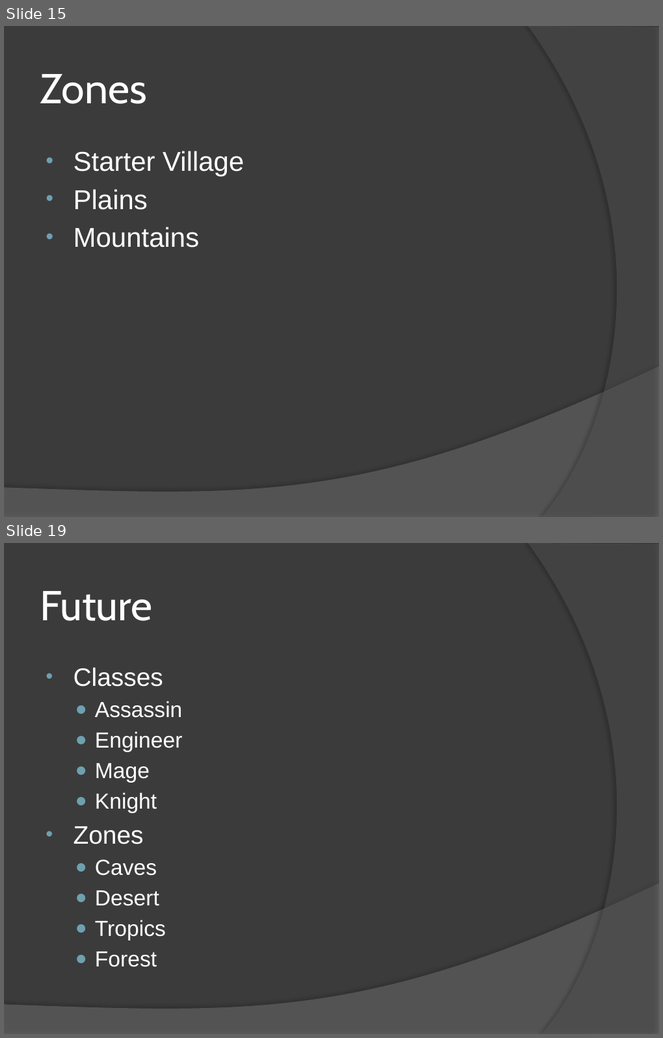
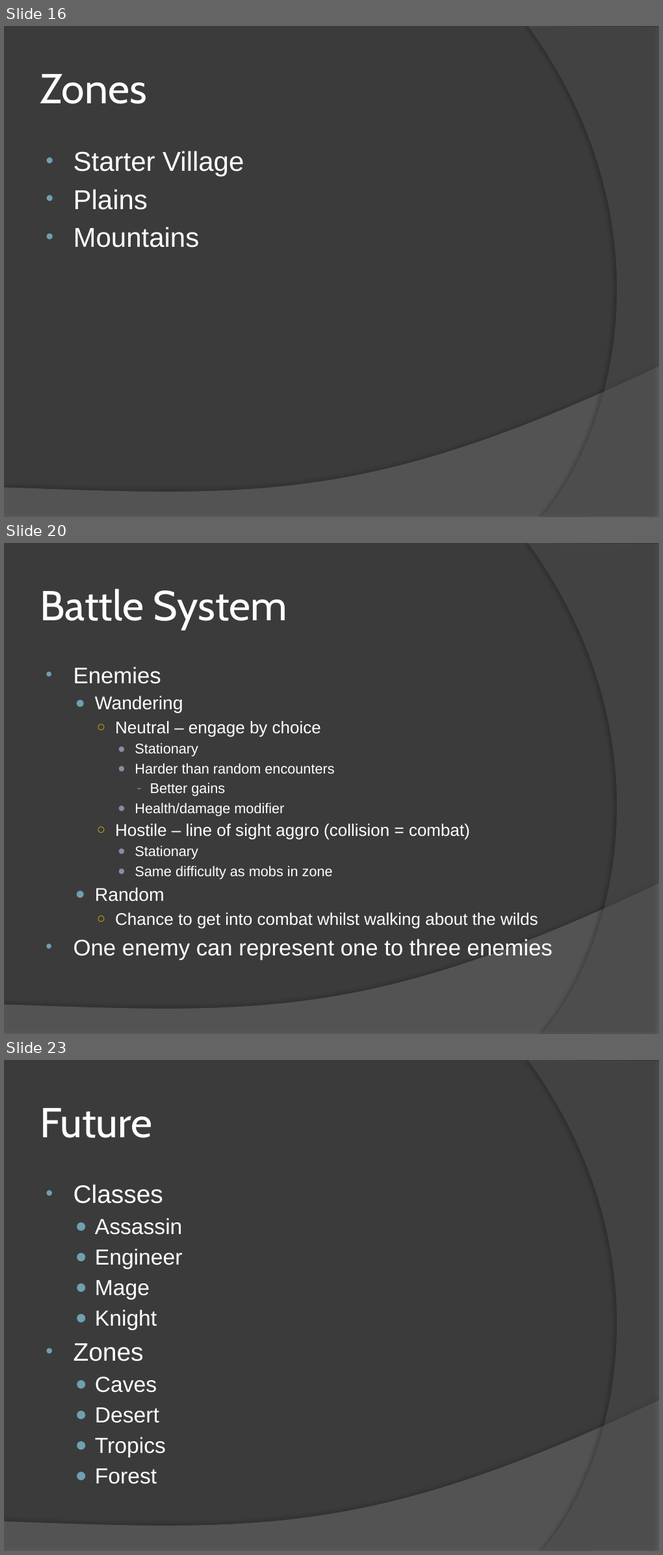
Before and after one commit to Wigglez/Senior-Project, a slide deck: Documentation/Dragons’ Reign - Rough Power Point.pptx. Shown one above the other, each under a label of ours: slides 15 and 19 before the commit, slides 16, 20 and 23 after it; the slides between them are not shown. The pictures are 663x1038 and 663x1555 pixels, drawn with LibreOffice and Linux fonts; fonts in the diff are those of the drawing. Boxes give left, top, right and bottom in pixels: in the first picture for what was removed or moved away, otherwise in the second. Text is boxed around its words. In the diff, an @@ line names an element or a change of style, - is before the commit and + after.

```diff
--- a/Documentation/Dragons’ Reign - Rough Power Point.pptx
+++ b/Documentation/Dragons’ Reign - Rough Power Point.pptx
@@ slide 20 added at box(4, 543, 659, 1034), background #3B3B3B; not listed: 2 template elements that a slide beside it also shows @@
@@ title added at box(40, 589, 287, 629), 46 pt, text #FFFFFF @@
+Battle System
@@ text added at box(74, 667, 553, 960), 18.6 pt, text #FFFFFF @@
+• Enemies
+  ● Wandering
+    ○ Neutral – engage by choice
+      ● Stationary
+      ● Harder than random encounters
+        – Better gains
+      ● Health/damage modifier
+    ○ Hostile – line of sight aggro (collision = combat)
+      ● Stationary
+      ● Same difficulty as mobs in zone
+  ● Random
+    ○ Chance to get into combat whilst walking about the wilds
+• One enemy can represent one to three enemies
@@ what was slide 15 is now slide 16 @@
@@ what was slide 19 is now slide 23 @@
```
Also in this commit, not shown: 3 slides changed, 3 other slides added, 1 other file.
